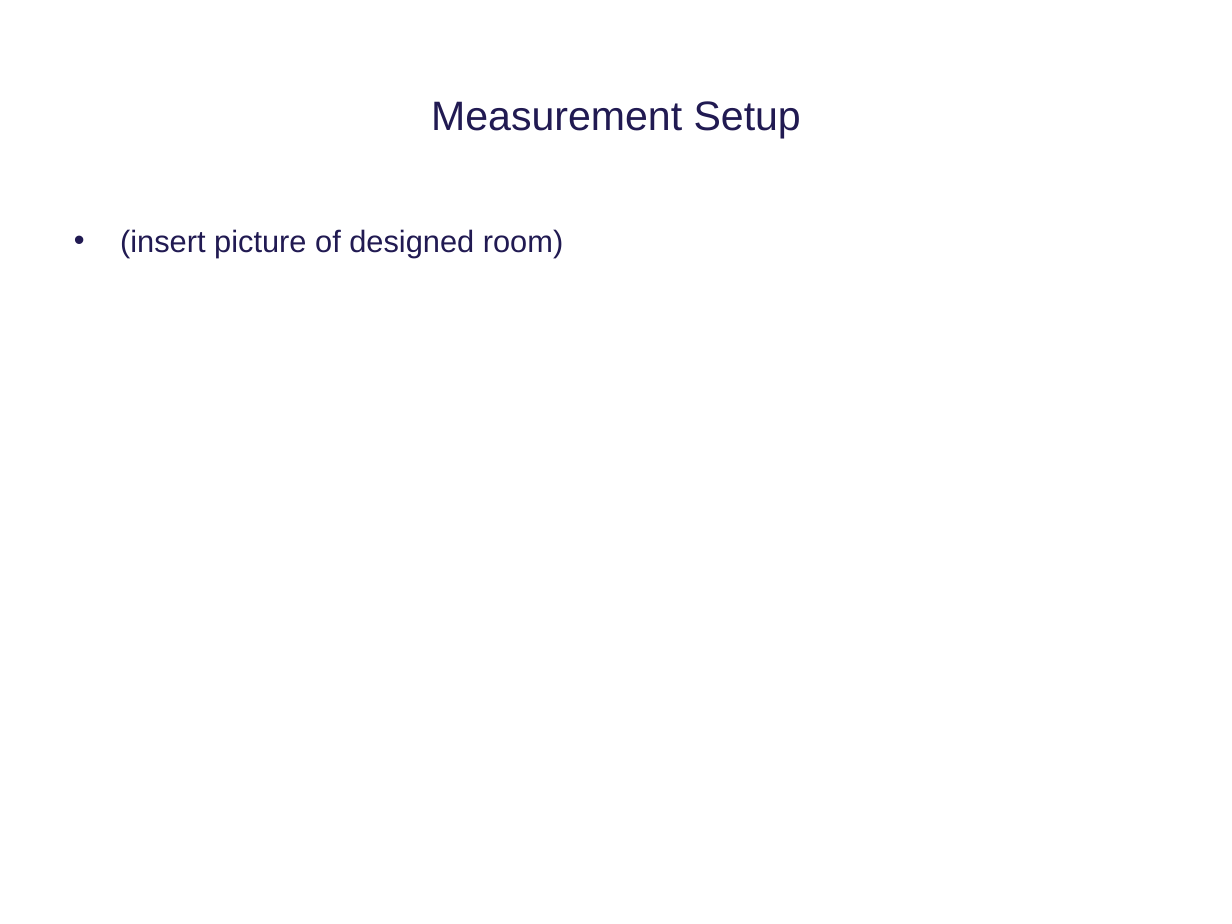
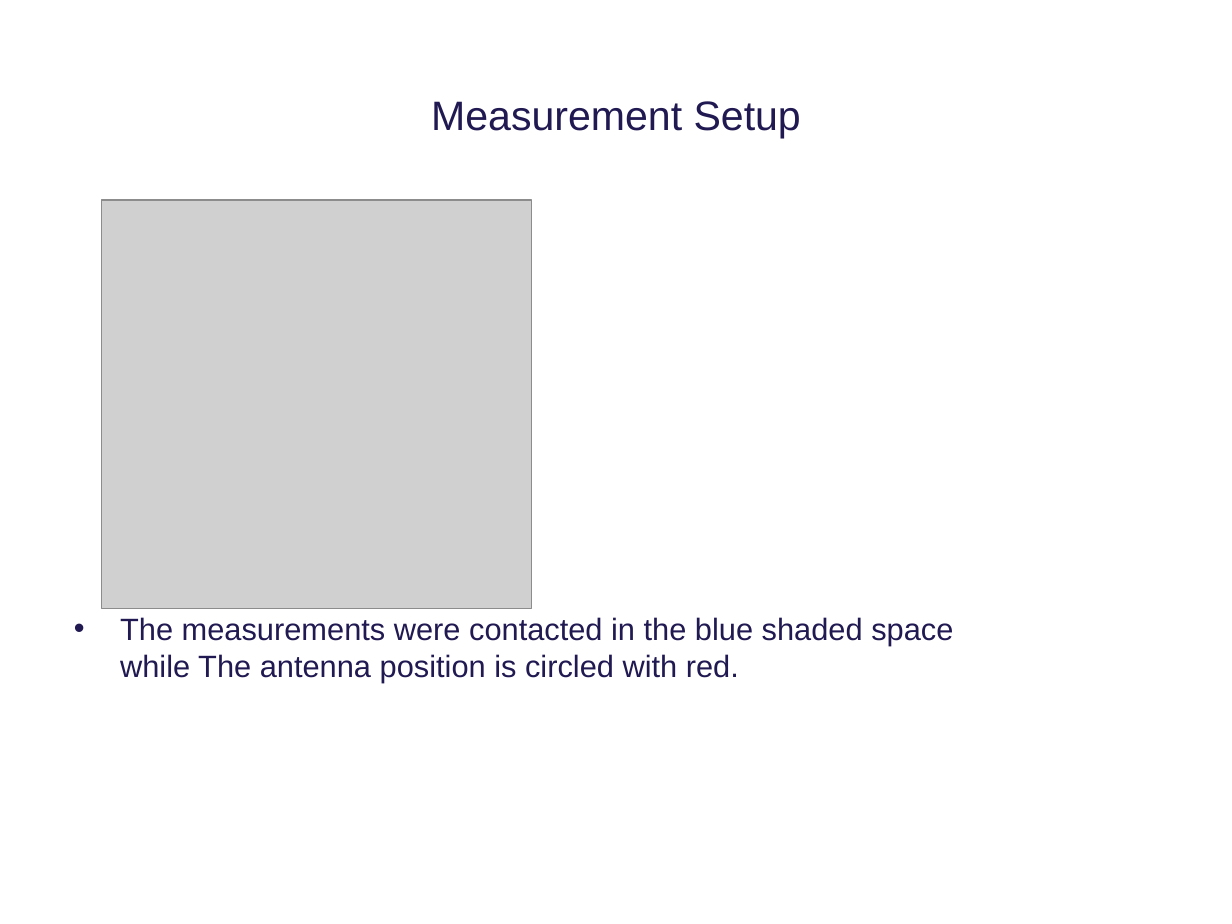
Before and after one commit to tkjj13/P8, a slide deck: slide 15 of ppt/premature ppt.pptx. Drawn at 1232x924 pixels with LibreOffice and Linux fonts; fonts in the diff are those of the drawing; grey boxes stand for pictures; background and template pictures are left out. Boxes give left, top, right and bottom in pixels: in the first picture for what was removed or moved away, otherwise in the second. Text is boxed around its words. In the diff, an @@ line names an element or a change of style, - is before the commit and + after.

```diff
--- a/ppt/premature ppt.pptx
+++ b/ppt/premature ppt.pptx
@@ picture added at [102, 200, 532, 607] @@
@@ text at [120, 617, 953, 683]: text changed @@
-• (insert picture of designed room)
+• The measurements were contacted in the blue shaded space
+  while The antenna position is circled with red.
```
Also in this commit, not shown: 3 other slides changed.
